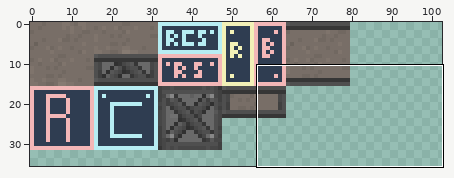
Edited in one commit: sprite sheet (src/main/resources/assets/immersive_geology/textures/multiblock/rotary_kiln.png). Above: a wide view before the commit, with the close-up outlined.
Close-up. Old version:
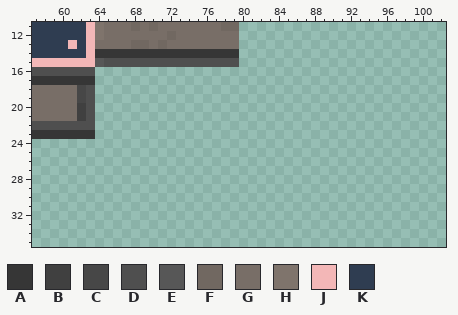
The file is 128x128 pixels. Colours within 5 levels of each other are drawn and written as one. Shown: x 57..102, y 11..35. The wide view leaves out empty margins.
Palette (. is transparent): A #363636  B #404040  C #474747  D #4f4f4f  E #575757  F #716861  G #786e67  H #7f746c  J #f3b7b7  K #2f3d51
Pixels before, first column x 57:
11 KKKKKKJHGGGFGFGGGGGGGFF
12 KKKKKKJHGGGGGGGFGGGGGGG
13 KKKKJKJGGGGFFGFGGGGGGGG
14 KKKKKKJAAAAAAAAAAAAAAAA
15 JJJJJJJEDDDDDDDDDDDDDDD
16 DDDDDDD................
17 AAAAAAA................
18 GGGGGCD................
19 GGGGGCD................
20 GGGGGBD................
21 GGGGGBD................
22 DDDDDDD................
23 AAAAAAA................
New version:
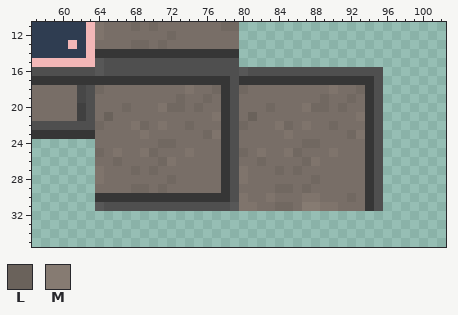
Colours new in this view: L #6a625b  M #867b72
Diff:
y 16: x 64..95 ................................ -> EDDDDDDDDDDDDDDDEDDDDDDDDDDDDDDD
y 17: x 64..95 ................................ -> AAAAAAAAAAAAAAADAAAAAAAAAAAAAAAD
y 18: x 64..95 ................................ -> FGGGGGGGGGHGGFADFGGGGGGGGGHGGFAD
y 19: x 64..95 ................................ -> GGGGGGGGGFGGFGADGGGGGGGGGFGGFGAD
y 20: x 64..95 ................................ -> GGGFGGGHFFGFGGADGGGFGGGHFFGFGGAD
y 21: x 64..95 ................................ -> GLGGGGGGGGGGGHADGLGGGGGGGGGGGHAD
y 22: x 64..95 ................................ -> FGGGHFGHGGFGGGADFGGGHFGHGGFGGGAD
y 23: x 64..95 ................................ -> GGGGGHGGGGGGFHADGGGGGHGGGGGGFHAD
y 24: x 64..95 ................................ -> GGGGGGGFFGGGGGADGGGGGGGFFGGGGGAD
y 25: x 64..95 ................................ -> FGHGGHFGGGHGGGADFGHGGHFGGGHGGGAD
y 26: x 64..95 ................................ -> GGFGGGGFHGGGGGADGGFGGGGFHGGGGGAD
y 27: x 64..95 ................................ -> HGGGFGFGGGGGGGADHGGGFGFGGGGGGGAD
y 28: x 64..95 ................................ -> HGGGGGGGFGGGGGADHGGGGGGGFGGGGGAD
y 29: x 64..95 ................................ -> GGGGFFGFGGGGGGADGGGGFFGFGGGGGGAD
y 30: x 64..95 ................................ -> AAAAAAAAAAAAAAADHGGHGGGHHGGGFGAD
y 31: x 64..95 ................................ -> EDDDDDDDDDDDDDDEHHGGFFGMMHHGGGAD
Where, in picture pixels (left, top, right, bottom), the same in both close-ups:
added: (95, 67, 383, 211)
